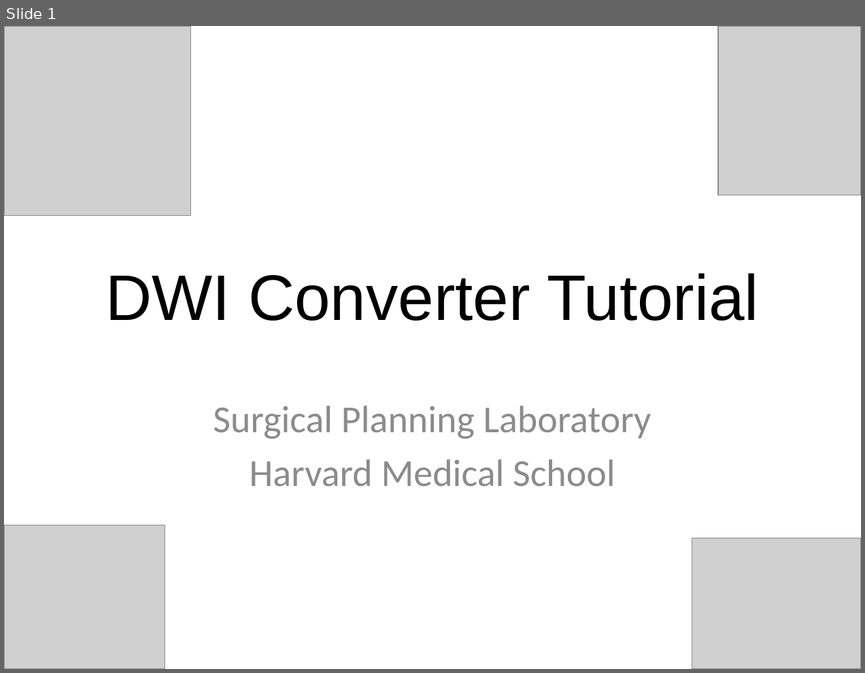
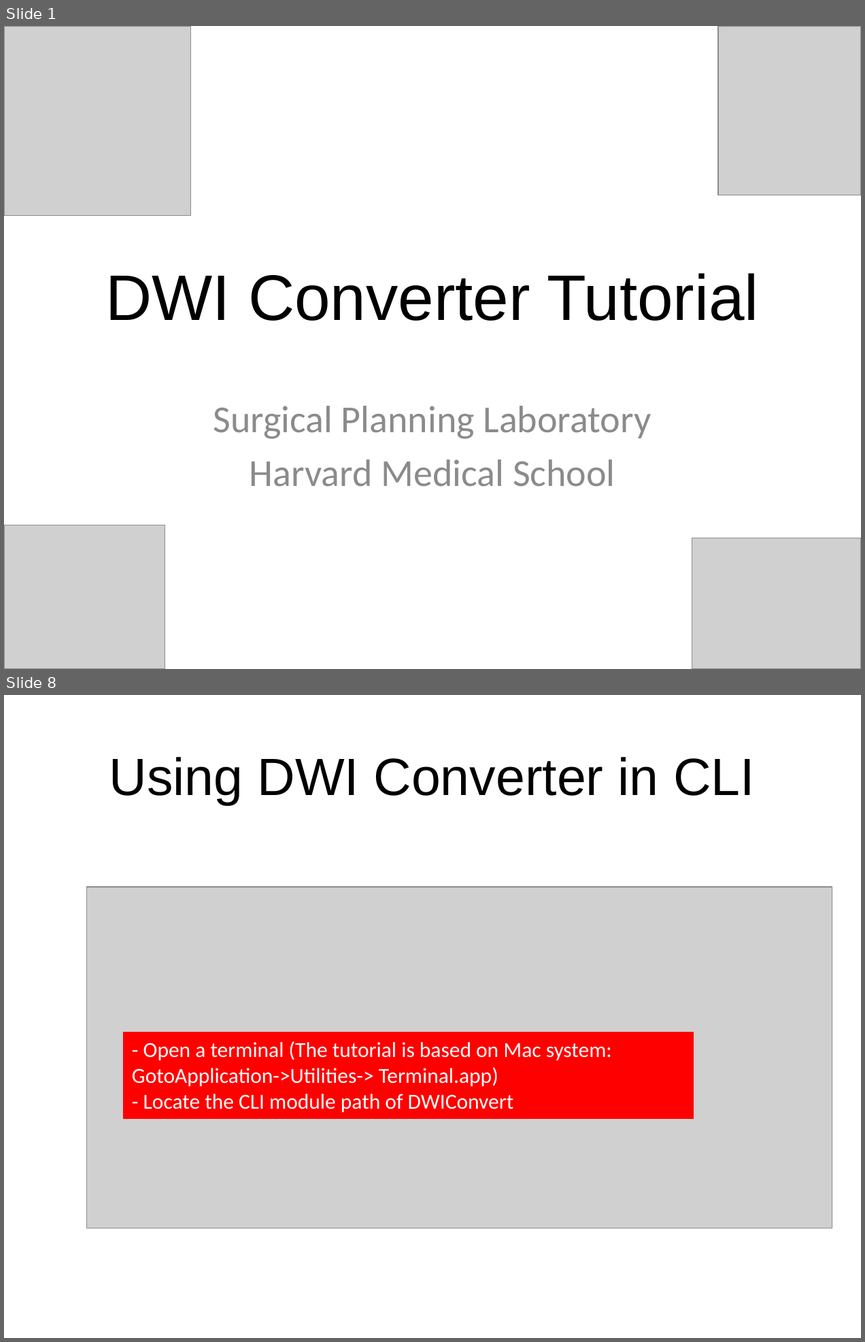
Before and after one commit to kellygwang/SlicerDMRI, a slide deck: docs/tutorials/DWIConverterTutorial.pptx. Shown one above the other, each under a label of ours: slide 1 before the commit, slides 1 and 8 after it; the slides between them are not shown. The pictures are 865x673 and 865x1342 pixels, drawn with LibreOffice and Linux fonts; fonts in the diff are those of the drawing; grey boxes stand for pictures. Boxes give left, top, right and bottom in pixels: in the first picture for what was removed or moved away, otherwise in the second. Text is boxed around its words. In the diff, an @@ line names an element or a change of style, - is before the commit and + after.

Commit message:
Update DWIConverter Tutorial

```diff
--- a/docs/tutorials/DWIConverterTutorial.pptx
+++ b/docs/tutorials/DWIConverterTutorial.pptx
@@ slide 8 added at (4,695,861,1338), background #FFFFFF @@
@@ title added at (109,757,755,805), 44 pt, text #000000 @@
+Using DWI Converter in CLI
@@ picture added at (86,887,832,1228) @@
@@ rectangle added at (123,1032,693,1118), fill #FF0000, outline #FF0000 0.75 pt, 18 pt, text #FFFFFF @@
+- Open a terminal (The tutorial is based on Mac system: GotoApplication->Utilities-> Terminal.app)
+- Locate the CLI module path of DWIConvert
```
Also in this commit, not shown: 6 slides changed, 1 other slide added, 1 other file.
